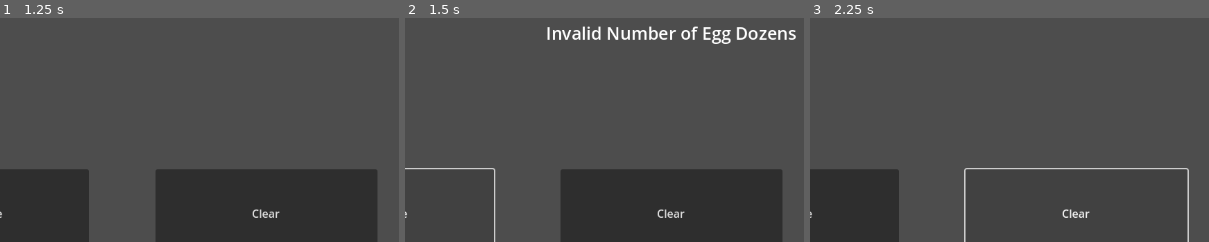
Above: before the commit, frames 1-3 (left to right).
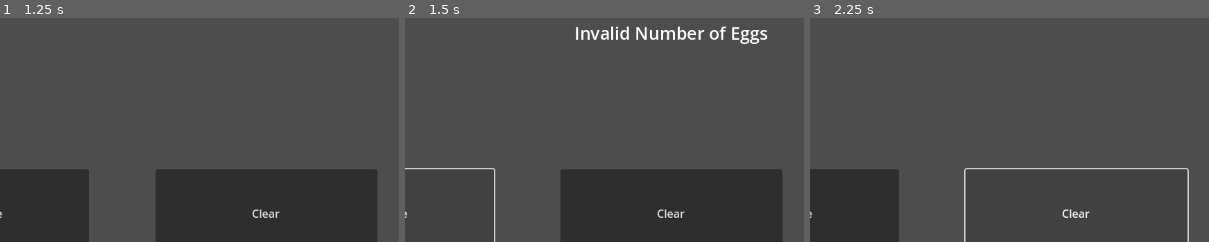
Above: after the commit, the same moments.

Repository: Nevishcio/First
Game: Godot game, scene res://lp_4_3.tscn
The game is run twice, just before and just after one commit, with the same random seed, the same clock (stepped at 60 frames per second) and the same inputs. This scene is started directly instead of the project's main scene.
Inputs (mouse positions are % of the whole screen's width and height, from its top left):
- Up to frame 1 (1.25 s): click (48, 10) at 0.52 s; type "Alex" at 0.6 s
- Up to frame 2 (1.5 s): click "Calculate" at 1.25 s
- Up to frame 3 (2.25 s): click "Clear" at 2 s
The pictures show only the part of the screen within x 17-67%, y 47-96%; the shares and areas given below are measured in that part.

Frame 1 is identical in both runs. In frame 2, 2.2% of the frame differs, in the area x 35-98%, y 3-12%; in frame 3, nothing differs.

Commit message:
egg = pain :(

Diff:
--- a/LP4-3.gd
+++ b/LP4-3.gd
@@ -26,10 +26,10 @@
 	elif dozens > 11:
 		price = 0.35
 	else:
-		$LabelOut.text = "Invalid Number of Egg Dozens"
+		$LabelOut.text = "Invalid Number of Eggs"
 		return
-	cost = (price * dozens) + (remainder * (price * (1/12)))
-	$LabelOut.text = "Price per Egg is $%.2f" % dozens + "\nTotal cost is $%.2f" + str(cost)
+	cost = (price * dozens) + (remainder * (price / 12))
+	$LabelOut.text = "Price per Egg is $%.2f" % price + "\nTotal cost is $%.2f" % cost
 	pass
 
 
Not shown: 1 places in random_numbers.tscn that only renumber resources
